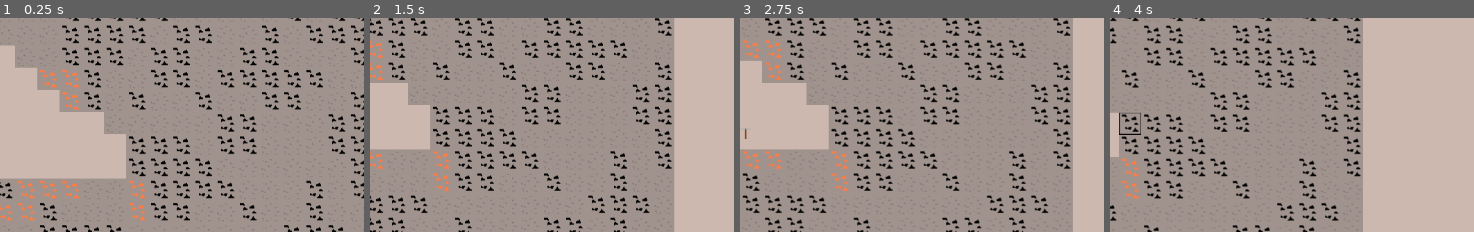
Above: before the commit, frames 1-4 (left to right).
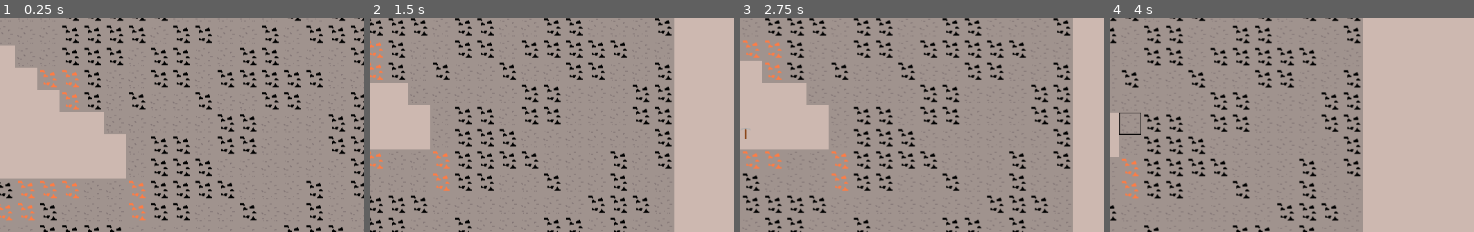
Above: after the commit, the same moments.

Repository: Griiimon/2D-Mining-Sandbox
Game: Godot game, scene res://scenes/test_game.tscn
The game is run twice, just before and just after one commit, with the same random seed, the same clock (stepped at 60 frames per second) and the same inputs.
Inputs (mouse positions are % of the whole screen's width and height, from its top left):
- Up to frame 1 (0.25 s): no input
- Up to frame 2 (1.5 s): move the mouse to (69, 42) at 0.52 s; hold D (right) from 0.53 s (still down); tap X (drop_item) at 0.6 s; click (69, 42) at 0.67 s; tap Up (jump) at 0.77 s; move the mouse to (23, 53) at 1.27 s; tap F (interact) at 1.35 s
- Up to frame 3 (2.75 s): tap Up (jump) at 1.52 s; move the mouse to (56, 24) at 2.02 s; release D (right) at 2.03 s; hold A (left) from 2.03 s (still down); tap E (next_hotbar_item) at 2.1 s
- Up to frame 4 (4 s): move the mouse to (40, 69) at 2.77 s; release A (left) at 2.78 s; hold D (right) from 2.78 s (still down); tap Q (previous_hotbar_item) at 2.85 s; click (40, 69) at 2.92 s; tap Up (jump) at 3.02, 3.77 s; move the mouse to (78, 63) at 3.52 s; tap X (drop_item) at 3.6 s
The pictures show only the part of the screen within x 50-100%, y 23-73%; the shares and areas given below are measured in that part.

The runs differ from the first frame. In frame 1, 0.3% of the frame differs, in the area x 35-41%, y 55-75%; in frame 2, 0.3%, in the area x 17-22%, y 41-61%; in frame 3, 0.3%; in frame 4, 0.3%.

Commit message:
Update test_game.tscn

Diff:
--- a/scenes/test_game.tscn
+++ b/scenes/test_game.tscn
@@ -46,7 +46,7 @@
 [node name="TileMap" type="TileMap" parent="."]
 tile_set = SubResource("TileSet_jywkn")
 format = 2
-layer_0/tile_data = PackedInt32Array(393219, 0, 0, 196618, 1 …(1746 unchanged characters)…  0, 196621, 0, 0, 262157, 2, 0, 327693, 0, 0, 393229, 0, 0, 393230, 0, 0, 327694, 0, 0, 262158, …(3799 unchanged characters)…
+layer_0/tile_data = PackedInt32Array(393219, 0, 0, 196618, 1 …(1746 unchanged characters)…  0, 196621, 0, 0, 262157, 2, 0, 327693, 2, 0, 393229, 2, 0, 393230, 0, 0, 327694, 0, 0, 262158, …(3799 unchanged characters)…
 script = ExtResource("5_unxvm")
 world_item_scene = ExtResource("6_vly0n")
 
